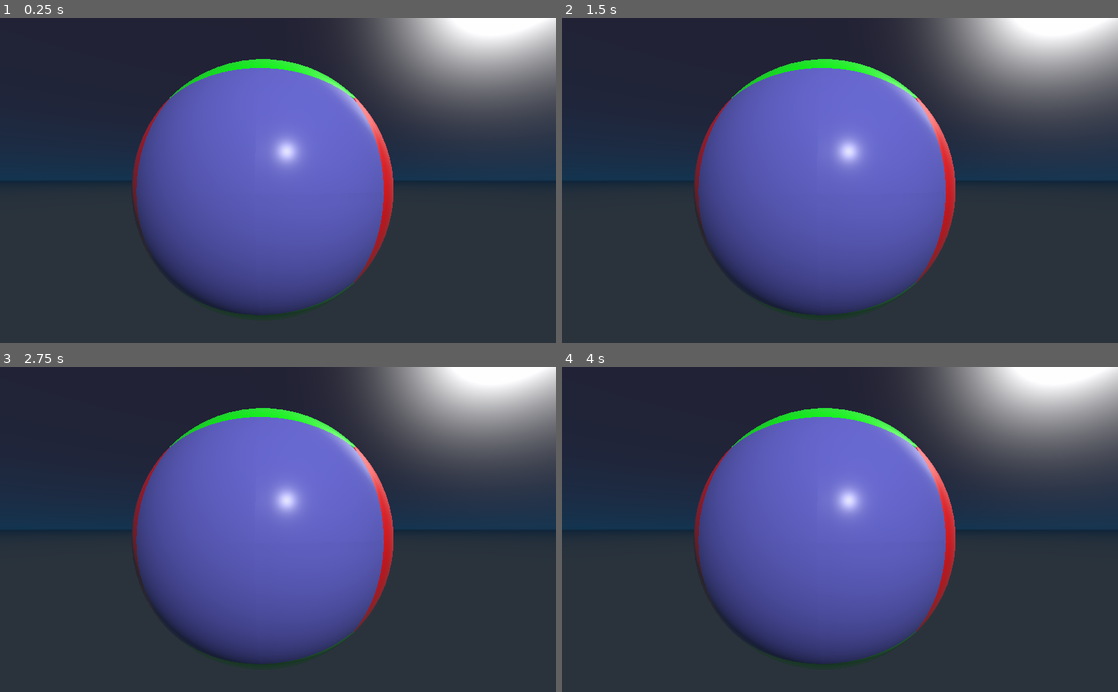
Above: before the commit, frames 1-4 (two rows, left to right).
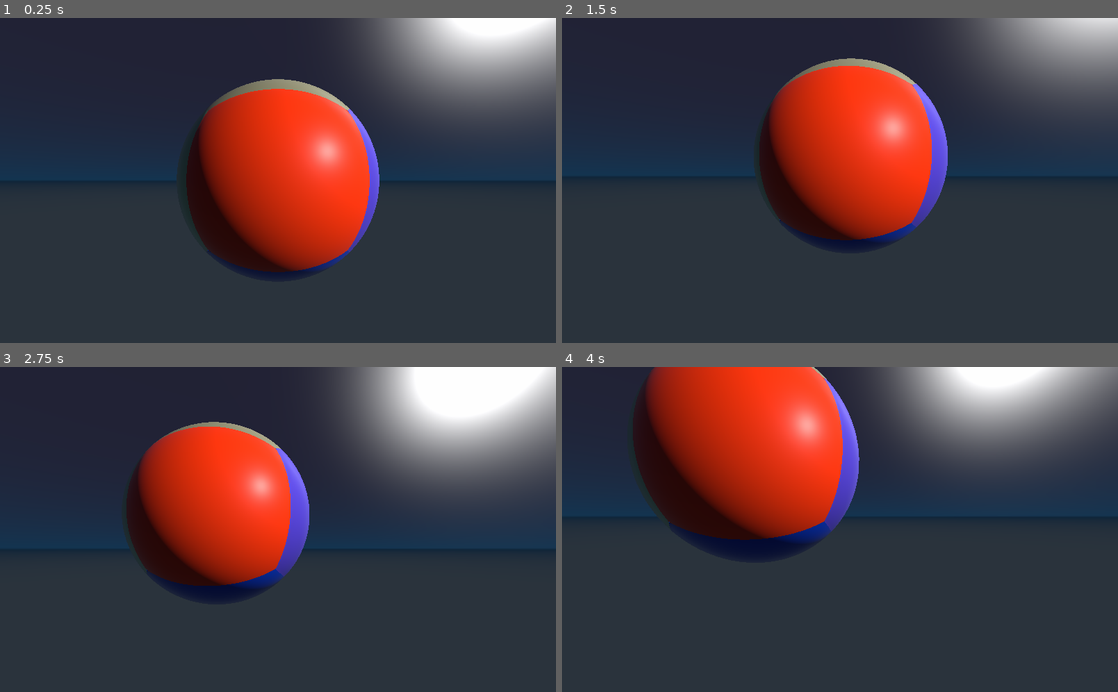
Above: after the commit, the same moments.

Repository: Hoimar/Planet-Generator
Game: Godot game, scene res://scenes/Main.tscn
Same seed, same stepped clock (60 frames per second), same inputs: the game is played once before the commit and once after it.
Inputs (mouse positions are in pixels of both pictures, inside the frame that each line leads up to):
- Up to frame 1 (0.25 s): no input
- Up to frame 2 (1.5 s): tap Enter at 0.5 s; move the mouse to (962, 164) at 0.52 s; hold D 0.53-1.28 s; hold Q 0.53-1.28 s; tap E at 0.8, 1.35 s; move the mouse to (728, 196) at 1.27 s; hold S from 1.28 s (still down)
- Up to frame 3 (2.75 s): tap Q at 1.55 s; move the mouse to (333, 458) at 2.02 s; release S at 2.03 s; hold D from 2.03 s (still down); hold Q from 2.03 s (still down); tap E at 2.3 s
- Up to frame 4 (4 s): move the mouse to (812, 594) at 2.77 s; release D at 2.78 s; release Q at 2.78 s; hold W 2.78-3.53 s; tap E at 2.85, 3.8 s; tap Q at 3.05 s; move the mouse to (1006, 578) at 3.52 s; hold A from 3.53 s (still down); hold Q from 3.53 s (still down)

The runs differ from the first frame. In frame 1, 29% of the frame differs, in the area x 23-71%, y 12-92%; in frame 2, 36%; in frame 3, 40%; in frame 4, 47%, in the area x 12-100%, y 0-92%.

Commit message:
LOD subdivision, transformable planet

Diff:
--- a/project.godot
+++ b/project.godot
@@ -36,6 +36,23 @@
 run/main_scene="res://scenes/Main.tscn"
 config/icon="res://resources/icon.png"
 
+[input]
+
+ui_up={
+"deadzone": 0.5,
+"events": [ Object(InputEventKey,"resource_local_to_scene":false,"resource_name":"","device":0,"alt":false,"shift":false,"control":false,"meta":false,"command":false,"pressed":false,"scancode":16777232,"unicode":0,"echo":false,"script":null)
+, Object(InputEventJoypadButton,"resource_local_to_scene":false,"resource_name":"","device":0,"button_index":12,"pressure":0.0,"pressed":false,"script":null)
+, Object(InputEventKey,"resource_local_to_scene":false,"resource_name":"","device":0,"alt":false,"shift":false,"control":false,"meta":false,"command":false,"pressed":false,"scancode":87,"unicode":0,"echo":false,"script":null)
+ ]
+}
+ui_down={
+"deadzone": 0.5,
+"events": [ Object(InputEventKey,"resource_local_to_scene":false,"resource_name":"","device":0,"alt":false,"shift":false,"control":false,"meta":false,"command":false,"pressed":false,"scancode":16777234,"unicode":0,"echo":false,"script":null)
+, Object(InputEventJoypadButton,"resource_local_to_scene":false,"resource_name":"","device":0,"button_index":13,"pressure":0.0,"pressed":false,"script":null)
+, Object(InputEventKey,"resource_local_to_scene":false,"resource_name":"","device":0,"alt":false,"shift":false,"control":false,"meta":false,"command":false,"pressed":false,"scancode":83,"unicode":0,"echo":false,"script":null)
+ ]
+}
+
 [rendering]
 
 quality/filters/msaa=3
--- a/resources/Planet.tres
+++ b/resources/Planet.tres
@@ -1,5 +1,5 @@
 [gd_resource type="SpatialMaterial" format=2]
 
 [resource]
-albedo_color = Color( 0, 0, 0.300385, 1 )
-roughness = 0.3
+albedo_color = Color( 0, 1, 0.316667, 1 )
+roughness = 0.4
--- /dev/null
+++ b/scenes/FlyCamera.tscn
@@ -0,0 +1,9 @@
+[gd_scene load_steps=2 format=2]
+
+[ext_resource path="res://scripts/FlyCamera.gd" type="Script" id=1]
+
+[node name="Camera" type="Camera" groups=[
+"camera",
+]]
+current = true
+script = ExtResource( 1 )
--- a/scenes/Main.tscn
+++ b/scenes/Main.tscn
@@ -1,21 +1,22 @@
-[gd_scene load_steps=4 format=2]
+[gd_scene load_steps=5 format=2]
 
 [ext_resource path="res://resources/default_env.tres" type="Environment" id=1]
 [ext_resource path="res://scripts/Main.gd" type="Script" id=2]
 [ext_resource path="res://scenes/Planet.tscn" type="PackedScene" id=3]
+[ext_resource path="res://scenes/FlyCamera.tscn" type="PackedScene" id=4]
 
 [node name="Main" type="WorldEnvironment"]
 environment = ExtResource( 1 )
 script = ExtResource( 2 )
 
-[node name="Camera" type="Camera" parent="."]
-transform = Transform( 1, 0, 0, 0, 1, 0, 0, 0, 1, 0.102442, 0.0629863, 2.03568 )
+[node name="OmniLight" type="OmniLight" parent="."]
+transform = Transform( 1, 0, 0, 0, 1, 0, 0, 0, 1, 4.02317, 2.82353, 3.65779 )
+light_energy = 1.5
+omni_range = 100.0
+
+[node name="FlyCamera" parent="." instance=ExtResource( 4 )]
+transform = Transform( 1, 0, 0, 0, 1, 0, 0, 0, 1, 0, 0, 2.5 )
 near = 0.01
 
-[node name="OmniLight" type="OmniLight" parent="."]
-transform = Transform( 1, 0, 0, 0, 1, 0, 0, 0, 1, 0.846942, 1.66975, 3.19173 )
-omni_range = 100.0
-
 [node name="Planet" parent="." instance=ExtResource( 3 )]
-doGenerate = null
 resolution = 30
--- /dev/null
+++ b/scripts/FlyCamera.gd
@@ -0,0 +1,55 @@
+extends Camera
+
+export(float) var mouse_sensitivity = 0.025
+export(float) var camera_speed = 0.005
+
+const X_AXIS = Vector3(1, 0, 0)
+const Y_AXIS = Vector3(0, 1, 0)
+
+var is_mouse_motion = false
+
+var mouse_speed = Vector2()
+var mouse_speed_x = 0
+var mouse_speed_y = 0
+
+onready var camera_transform = self.get_transform()
+
+func _ready():
+	Input.set_mouse_mode(Input.MOUSE_MODE_CAPTURED)
+	set_physics_process(true)
+	set_process_input(true)
+
+
+func _physics_process(delta):
+
+	var rot_x = Quat(X_AXIS, -mouse_speed_y)
+	var rot_y = Quat(Y_AXIS, -mouse_speed_x)
+
+	if (Input.is_key_pressed(KEY_W)):
+		camera_transform.origin += -self.get_transform().basis.z * camera_speed
+
+	if (Input.is_key_pressed(KEY_S)):
+		camera_transform.origin += self.get_transform().basis.z * camera_speed
+
+	if (Input.is_key_pressed(KEY_A)):
+		camera_transform.origin += -self.get_transform().basis.x * camera_speed
+
+	if (Input.is_key_pressed(KEY_D)):
+		camera_transform.origin += self.get_transform().basis.x * camera_speed
+
+	if (Input.is_key_pressed(KEY_Q)):
+		camera_transform.origin += -self.get_transform().basis.y * camera_speed
+
+	if (Input.is_key_pressed(KEY_E)):
+		camera_transform.origin += self.get_transform().basis.y * camera_speed
+
+	self.set_transform(camera_transform * Transform(rot_y) * Transform(rot_x))
+
+
+func _input(event):
+	mouse_speed = Vector2(0, 0)
+	if event is InputEventMouseMotion:
+		mouse_speed = event.relative * mouse_sensitivity
+
+	mouse_speed_x += mouse_speed.x * mouse_sensitivity
+	mouse_speed_y += mouse_speed.y * mouse_sensitivity
--- a/scripts/Main.gd
+++ b/scripts/Main.gd
@@ -1,12 +1,6 @@
 extends WorldEnvironment
 
-const DIRECTIONS: Array =  [Vector3.UP, Vector3.DOWN, Vector3.LEFT, Vector3.RIGHT, Vector3.FORWARD, Vector3.BACK]
+# Nothing happens here yet.
 
-onready var camera = $Camera
-
-
-func _process(delta):
-	if Input.is_key_pressed(KEY_UP):
-		camera.translation.z -= .01
-	if Input.is_key_pressed(KEY_DOWN):
-		camera.translation.z += .01
+func _ready():
+	pass
--- a/scripts/Planet.gd
+++ b/scripts/Planet.gd
@@ -1,37 +1,37 @@
-tool
 extends Spatial
 
 class_name Planet
 
 const DIRECTIONS: Array =  [Vector3.UP, Vector3.DOWN, Vector3.LEFT, Vector3.RIGHT, Vector3.FORWARD, Vector3.BACK]
 
-export(bool) onready var doGenerate: bool = false setget set_do_generate
-export(int) onready var seed_value: int = 0 setget set_seed
-export(int, 3, 10000, 1) onready var resolution: int = 20 setget set_resolution
-
+export(bool) var doGenerate: bool = false setget set_do_generate
+export(int) var seed_value: int = 0 setget set_seed
+export(int, 3, 10000, 1) var resolution: int = 20 setget set_resolution
+export(float)  var radius: float = 1 setget set_radius
+export(Material) var material: Material = preload("res://resources/Planet.tres")
 
 var faces: Array   # Stores the six faces that make up this planet.
 var noiseGenerator: NoiseGenerator
 
+var camera: Spatial
+
 # Called when the node enters the scene tree for the first time.
 func _ready():
 	generate()
+	camera = get_tree().get_nodes_in_group("camera")[0]
 
 func _process(delta):
-	#if Engine.is_editor_hint():
-	#	return
 	for face in get_children():
-		face.update(delta, get_viewport().get_camera().translation)
+		face.update(delta, camera.translation)
 
 func generate():
-	if not Engine.is_editor_hint():
-		yield(self, "ready")
+	yield(self, "ready")
 	for child in get_children():
 		child.queue_free()
 
 	for dir in DIRECTIONS:
 		var face: TerrainFace = TerrainFace.new()
-		face.generate(self, dir, resolution, preload("res://resources/Planet.tres"))
+		face.generate(self, dir, resolution, material)
 		add_child(face)
 
 func set_do_generate(var new: bool):
@@ -44,3 +44,7 @@
 func set_resolution(var new: int):
 	resolution = new
 	generate()
+
+func set_radius(var new: float):
+	radius = new
+	generate()
--- a/scripts/TerrainFace.gd
+++ b/scripts/TerrainFace.gd
@@ -7,7 +7,7 @@
 # The four corners of a quad.
 const OFFSETS: Array = [Vector2(-1, -1), Vector2(-1, 1), Vector2(1, -1), Vector2(1, 1)]
 const MIN_DISTANCE: float = 1.5
-const MIN_SIZE: float = 1.0/16.0   # How many subdivisions are possible.
+const MIN_SIZE: float = 1.0/(2^40)   # How many subdivisions are possible.
 enum STATE {GENERATING, ACTIVE, SUBDIVIDED, OBSOLETE}
 
 var planet: Spatial   # Node in the scene hierarchy to contain the faces.
@@ -17,7 +17,7 @@
 var resolution: int      # Subdivision level of this mesh.
 var offsetA: Vector3     # Offset for every vertex to the correct "corner" on axisA.
 var offsetB: Vector3     # Offset for every vertex to the correct "corner" on axisB.
-var center: Vector3      # Center point of this face.
+var center: Position3D   # Center point of this face.
 var size: float          # Size of this quad. 1 is a full cube face, 0.5 a quarter etc.
 var material: SpatialMaterial
 
@@ -26,12 +26,15 @@
 
 var state: int
 
-func update(delta, var viewPosition: Vector3):
-	var needsSubdivision: bool = viewPosition.distance_to(center) < MIN_DISTANCE * size
+func update(delta, var viewPos: Vector3):
+	var distance: float = viewPos.distance_to(center.global_transform.origin)
+	var needsSubdivision: bool = distance < MIN_DISTANCE * size
 	if state == STATE.ACTIVE:
 		if needsSubdivision:
 			subdivide()
 			return
+		else:
+			markObsolete()
 	elif state == STATE.SUBDIVIDED:
 		var allChildrenObsolete: bool = true
 		for child in childFaces:
@@ -40,26 +43,31 @@
 		if allChildrenObsolete:
 			merge()
 
-func generate(  planet: Spatial, \
-				axisUp: Vector3, \
-				resolution: int, \
-				material: SpatialMaterial = null, \
-				parentFace: TerrainFace = null, \
-				offset: Vector2 = Vector2(0, 0), \
-				size: float = 1):
-	print("generiere ", str(size), ", parent ", str(parentFace))
-	state = STATE.GENERATING
-	self.planet = planet
-	self.parentFace = parentFace
-	self.axisUp = axisUp.normalized()
+func generate(  _planet: Spatial, \
+				_axisUp: Vector3, \
+				_resolution: int, \
+				_material: SpatialMaterial = null, \
+				_parentFace: TerrainFace = null, \
+				_offset: Vector2 = Vector2(0, 0), \
+				_size: float = 1):
+	self.state = STATE.GENERATING
+	self.planet = _planet
+	self.axisUp = _axisUp.normalized()
+	self.size = _size
 	self.axisA = Vector3(axisUp.y, axisUp.z, axisUp.x) * size
 	self.axisB = axisUp.cross(axisA).normalized() * size
-	self.resolution = resolution
-	self.offsetA = Vector3(axisA * offset.x)
-	self.offsetB = Vector3(axisB * offset.y)
-	self.size = size
-	self.material = material
-	self.center = axisUp + offsetA + offsetB
+	self.resolution = _resolution
+	self.offsetA = Vector3(axisA * _offset.x)
+	self.offsetB = Vector3(axisB * _offset.y)
+	if _parentFace:
+		self.parentFace = _parentFace
+		self.offsetA += _parentFace.offsetA
+		self.offsetB += _parentFace.offsetB
+	self.material = _material
+	# Add center point of this face as child.
+	self.center = Position3D.new()
+	self.center.translate((axisUp + offsetA + offsetB).normalized() * planet.radius)
+	self.add_child(self.center)
 
 	var vertices: PoolVector3Array = PoolVector3Array()
 	vertices.resize(resolution*resolution)
@@ -74,7 +82,7 @@
 			# Calculate position of this vertex.
 			var vertexIdx: int = y + x * resolution;
 			var percent: Vector2 = Vector2(x, y) / (resolution - 1);
-			var pointOnUnitCube: Vector3 = axisUp \
+			var pointOnUnitCube: Vector3 = _axisUp \
 										+ (percent.x - .5) * 2.0 * axisA \
 										+ (percent.y - .5) * 2.0 * axisB \
 										+ offsetA \
@@ -119,11 +127,9 @@
 	arrays[Mesh.ARRAY_INDEX] = triangles
 	mesh = ArrayMesh.new()
 	mesh.add_surface_from_arrays(Mesh.PRIMITIVE_TRIANGLES, arrays)
-	var newMaterial = material.duplicate()
+	var newMaterial: SpatialMaterial = material.duplicate()
+	newMaterial.albedo_color = Color(randi())
 	mesh.surface_set_material(0, newMaterial)
-	newMaterial.albedo_color.r = abs((axisUp + offsetA + offsetB).normalized().x)
-	newMaterial.albedo_color.g = abs((axisUp + offsetA + offsetB).normalized().y)
-	newMaterial.albedo_color.b = abs((axisUp + offsetA + offsetB).normalized().z)
 	state = STATE.ACTIVE
 
 # Subdivide this face into four smaller ones.
@@ -131,7 +137,7 @@
 	if size <= MIN_SIZE:
 		return
 	for offset in OFFSETS:
-		var childFace: TerrainFace = get_script().new()
+		var childFace: TerrainFace = get_script().new()   # Workaround because of cyclic reference limitations.
 		childFace.generate(planet, axisUp, resolution, material, self, offset, size/2.0)
 		childFaces.append(childFace)
 		planet.add_child(childFace)
@@ -152,3 +158,6 @@
 	childFaces.clear()
 	set_visible(true)
 	state = STATE.ACTIVE
+
+func normalize(var v: Vector3):
+	return v.normalized() * planet.radius
